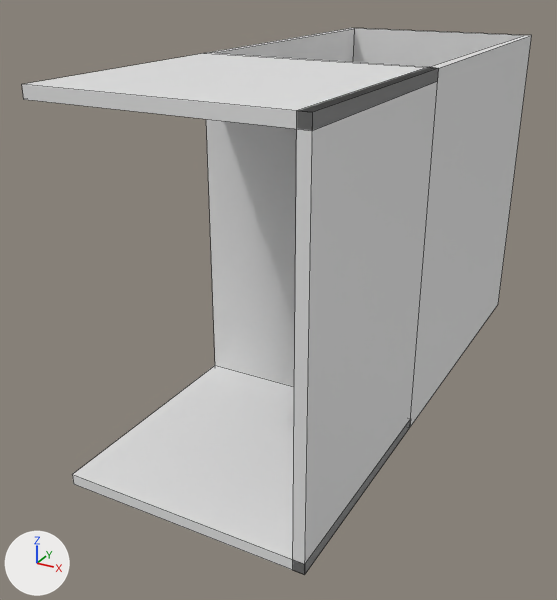
An edit to the FBX model Assets/Models/Room/right corner wall.fbx, drawn before and after from the same camera.
Rendered twice from a camera (50 mm lens) standing at (3.74, -5.53, 3.7) and looking at (0.69, 0.03, 0.92). Every picture has the same lights, and +X, +Y and +Z are marked at lower left. Mesh edges are drawn as thin lines. Vertices at the same position are counted once.

The older version as bpy lines, for what is in view:
```python
me_plane_005 = bpy.data.meshes.new('Plane.005')
me_plane_005.from_pydata(...)  # 30 vertices, 31 faces; spans x 0.0..2.0, y -2.0..3.0, z 0.0..3.0
# before: 1 (0.05, 0.05, 0.05), 2 (1.93, 0.04, 0.04), 3 (0.06, 0.06, 3.0) at pixel (214, 52), 4 (1.92, 0.04, 3.0) at pixel (429, 66), 19 (0.0, 0.0, 0.0)
# before: 20 (2.0, 0.0, 0.0) at pixel (409, 427), 21 (0.0, 0.0, 3.0) at pixel (203, 53), 22 (2.0, 0.0, 3.0) at pixel (438, 68)
ob_right_corner_wall = bpy.data.objects.new('right corner wall', me_plane_005)
ob_right_corner_wall.location = (0.0, 0.0, 0.0)
```
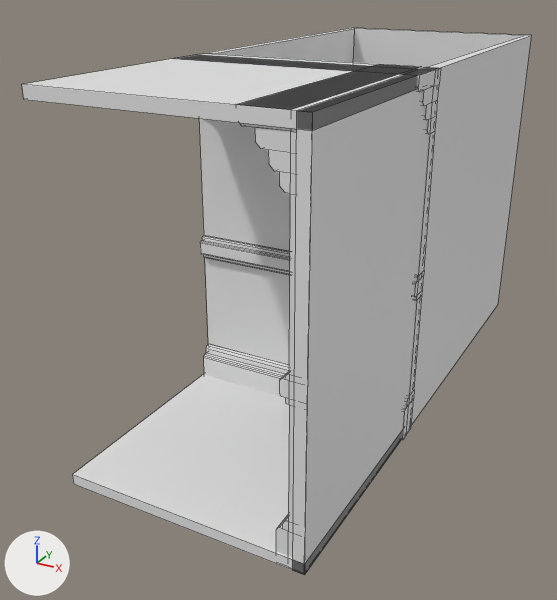
What differs and where, as boxes [x1, y1, x2, y2] in the pictures (557 x 600 px; the box of a moved part takes in the faces that stretch with it):
```json
{"part": 1, "of": "me_plane_005", "change": "added", "after": [236, 64, 420, 558]}
{"part": 2, "of": "me_plane_005", "change": "added", "after": [175, 55, 440, 440]}
{"part": 3, "of": "me_plane_005", "change": "moved or reshaped", "before": [206, 28, 532, 386], "after": [207, 28, 532, 112]}
```

Scene script edits in JSON lines:
```json
{"block": "me_plane_005", "where": "# used by ob_right_corner_wall; location = (0.0, 0.0, 0.0)"}
{"block": "me_plane_005", "where": "# verts and faces of me_plane_005; kept vertices keep their numbers, new ones are numbered from 30"}
{"op": "remove", "block": "me_plane_005", "code": "me_plane_005.from_pydata(...)  # 30 vertices, 31 faces; spans x 0.0..2.0, y -2.0..3.0, z 0.0..3.0"}
{"op": "add", "block": "me_plane_005", "code": "me_plane_005.from_pydata(...)  # 263 vertices, 202 faces; spans x 0.0..2.01, y -2.0..3.0, z 0.0..3.0"}
{"block": "me_plane_005", "change": "me_plane_005 part 1: a new loose piece of 116 vertices spanning x 1.54..1.99, y -1.99..0.01, z 0.0..3.0"}
{"block": "me_plane_005", "change": "me_plane_005 part 2: a new loose piece of 116 vertices spanning x 0.01..2.01, y -0.45..0.0, z 0.0..3.0"}
{"block": "me_plane_005", "change": "me_plane_005 part 3"}
{"op": "add", "block": "me_plane_005", "code": "delete_faces([(1, 3, 4, 2), (19, 20, 22, 21), (3, 21, 22, 4)])"}
{"op": "add", "block": "me_plane_005", "code": "verts[1] = (0.06, 0.0, 0.06)  # moved"}
{"op": "add", "block": "me_plane_005", "code": "verts[2] = (1.92, 0.0, 0.04)  # moved"}
{"op": "add", "block": "me_plane_005", "code": "verts[4] = (1.91, 0.0, 3.0)  # moved, pixel (426, 67)"}
{"op": "add", "block": "me_plane_005", "code": "verts[3] = (0.09, 0.0, 3.0)  # moved, pixel (212, 53)"}
{"op": "add", "block": "me_plane_005", "code": "faces += [(1, 19, 20, 2), (1, 3, 21, 19)]"}
```
